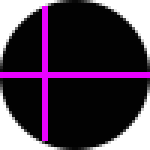
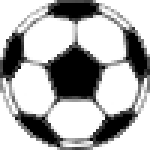
Revision of a layered 150 x 150 image; what changed, layer by layer:
renamed "Layer 1" to "Layer 2", painted on it over [0, 0, 150, 150]
removed layer "Shape" over [0, 0, 150, 150]
